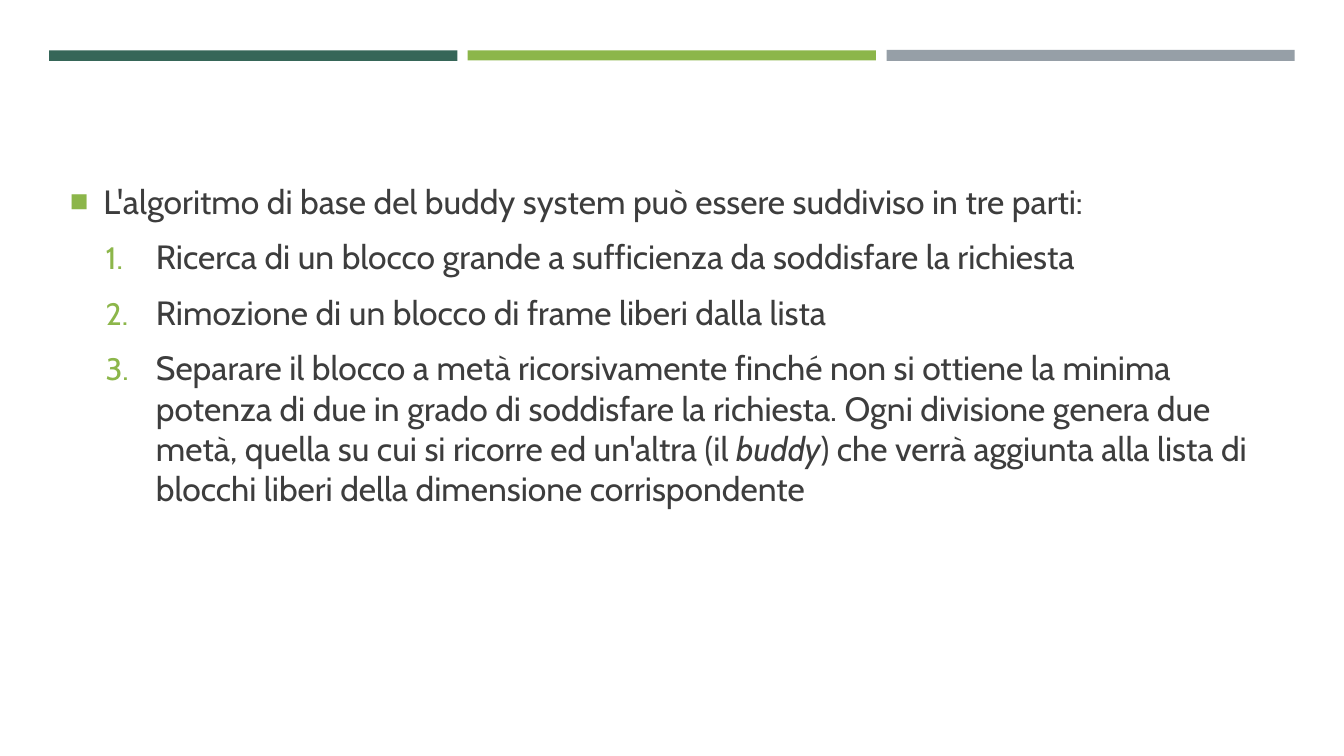
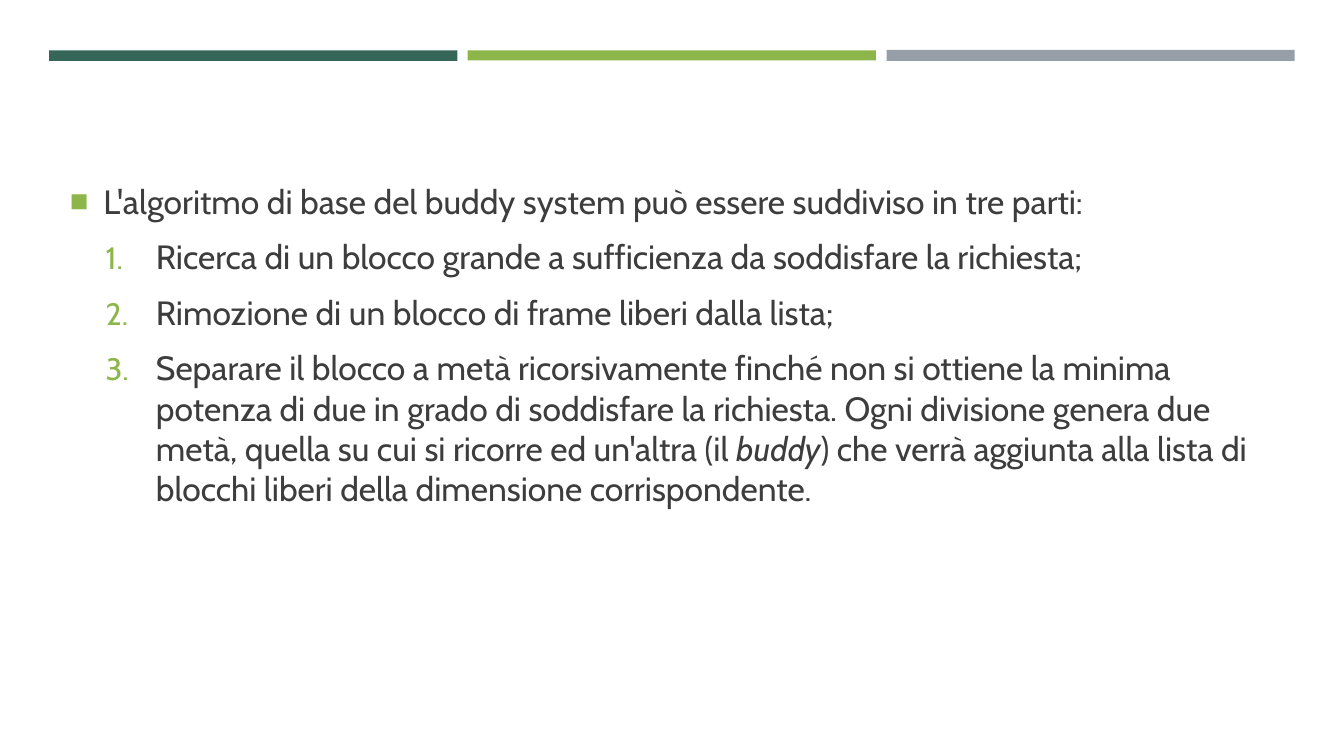
Before and after one commit to ProgrammazioneDiSistema2023-IA-ZZ/Group04, a slide deck: slide 21 of MentOS - Gestione Della Memoria.pptx. Drawn at 1344x756 pixels with LibreOffice and Linux fonts; fonts in the diff are those of the drawing. Boxes give left, top, right and bottom in pixels: in the first picture for what was removed or moved away, otherwise in the second. Text is boxed around its words. In the diff, an @@ line names an element or a change of style, - is before the commit and + after.

```diff
--- a/MentOS - Gestione Della Memoria.pptx
+++ b/MentOS - Gestione Della Memoria.pptx
@@ text at [156,244,1247,509]: text changed @@
-  1. Ricerca di un blocco grande a sufficienza da soddisfare la richiesta
-  2. Rimozione di un blocco di frame liberi dalla lista
-  3. Separare il blocco a metà ricorsivamente finché non si ottiene la minima potenza di due in grado di soddisfare la richiesta. Ogni divisione genera due metà, quella su cui si ricorre ed un'altra (il buddy) che verrà aggiunta alla lista di blocchi liberi della dimensione corrispondente
+  1. Ricerca di un blocco grande a sufficienza da soddisfare la richiesta;
+  2. Rimozione di un blocco di frame liberi dalla lista;
+  3. Separare il blocco a metà ricorsivamente finché non si ottiene la minima potenza di due in grado di soddisfare la richiesta. Ogni divisione genera due metà, quella su cui si ricorre ed un'altra (il buddy) che verrà aggiunta alla lista di blocchi liberi della dimensione corrispondente.
```
Also in this commit, not shown: 32 other slides changed, 9 other files.
